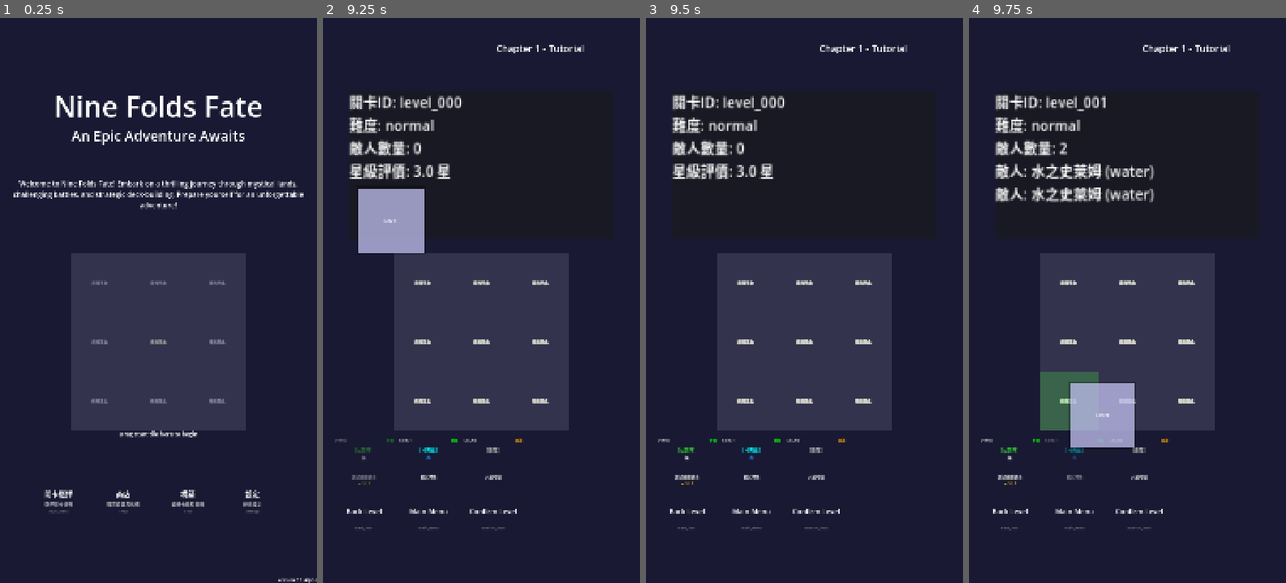
Above: before the commit, frames 1-4 (left to right).
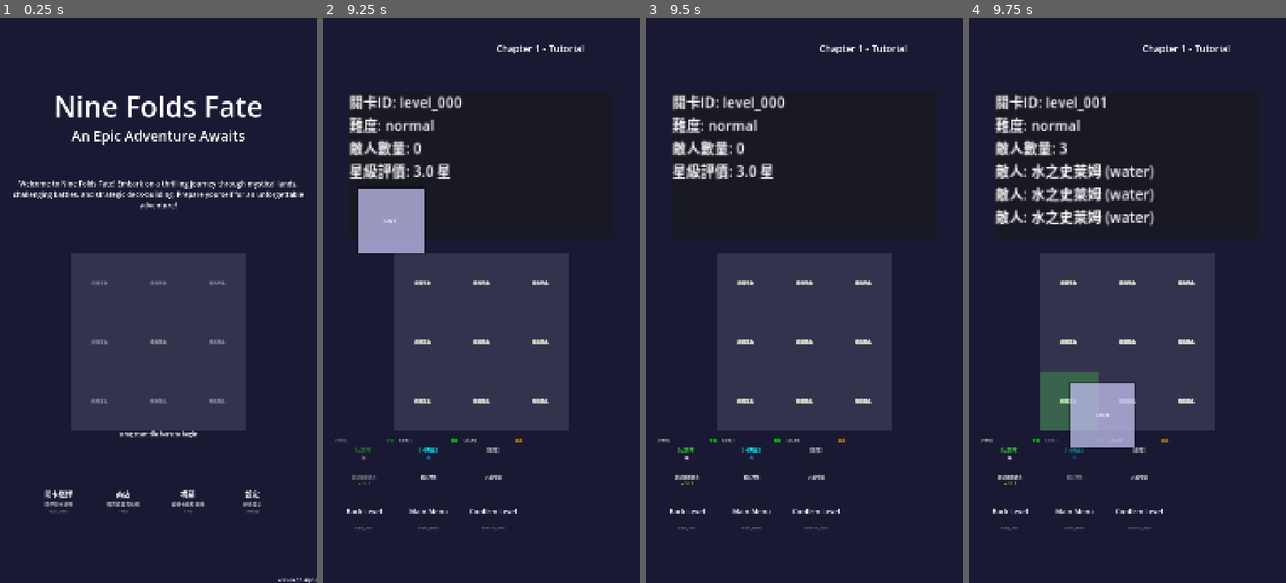
Above: after the commit, the same moments.

Repository: Chenredfish/Ninefold_Fate
Game: Godot game, scene res://main.tscn
Same seed, same stepped clock (60 frames per second), same inputs: the game is played once before the commit and once after it.
Inputs (mouse positions are in pixels of both pictures, inside the frame that each line leads up to):
- Up to frame 1 (0.25 s): no input
- Up to frame 2 (9.25 s): tap Enter (ui_accept) at 0.5, 2.75, 5, 7.25, 8.75 s; drag from (383, 520) to (513, 176) at 0.52 s; drag from (446, 520) to (465, 413) at 1.27 s; move the mouse to (510, 520) at 2.02 s; tap 2 at 2.1 s; click (510, 520) at 2.17 s; drag from (383, 520) to (386, 215) at 2.77 s; drag from (446, 520) to (497, 300) at 3.52 s; drag from (510, 520) to (433, 159) at 4.27 s; move the mouse to (383, 520) at 5.02 s; tap R at 5.1 s; click (383, 520) at 5.17 s; drag from (446, 520) to (418, 328) at 5.77 s; drag from (510, 520) to (513, 176) at 6.52 s; drag from (383, 520) to (465, 413) at 7.27 s; move the mouse to (446, 520) at 8.02 s; tap 1 at 8.1 s; click (446, 520) at 8.17 s; drag from (364, 464) to (386, 215) at 8.77 s
- Up to frame 3 (9.5 s): no input
- Up to frame 4 (9.75 s): drag from (1073, 464) to (1143, 300) at 9.52 s

Frames 1-3 are identical in both runs. In frame 4, 0.8% of the frame differs, in the area x 8-59%, y 22-37%.
Error in both runs: Invalid call. Nonexistent function 'cancel_drag' in base 'Node (DragDropManager.gd)'. (res://scripts/ui/DraggableTile.gd:235)

Commit message:
Feat: 2b 目標選取系統 - BattleStateMachine 加 selected_target，自動選第一個存活敵人；level_001 wave1 改為兩隻史萊姆
Co-Authored-By: Claude Sonnet 4.6 <noreply@anthropic.com>

Diff:
--- a/data/levels.json
+++ b/data/levels.json
@@ -72,6 +72,13 @@
       },
       {
         "enemy_id": "E001",
+        "wave": 1,
+        "hp_override": null,
+        "atk_override": null,
+        "cd_override": null
+      },
+      {
+        "enemy_id": "E001",
         "wave": 2,
         "hp_override": null,
         "atk_override": null,
--- a/scripts/state_machine/BattleStateMachine.gd
+++ b/scripts/state_machine/BattleStateMachine.gd
@@ -26,6 +26,7 @@
 var current_wave: int = 1
 var hero_scene: Node = null        # 英雄場景實例 (Hero節點)
 var enemies_scenes: Array[Node] = []    # 敵人場景實例 (Enemy節點)
+var selected_target: Node = null        # 玩家選定的攻擊目標
 var current_hands: Array[String] = []   # 當前手牌 (方塊ID字串陣列)
 var deck_data: Array[String] = []       # 牌組數據 (可用方塊ID字串陣列)
 
@@ -95,6 +96,7 @@
 	deck_data.clear()
 	hero_scene = null
 	enemies_scenes.clear()
+	selected_target = null
 
 
 # 下一回合
@@ -108,6 +110,23 @@
 		return
 
 	transition_to("player_turn", {"turn_number": turn_number})
+
+func _connect_enemy_select_signals():
+	for enemy in enemies_scenes:
+		if enemy.has_signal("enemy_selected") and not enemy.enemy_selected.is_connected(_on_enemy_selected):
+			enemy.enemy_selected.connect(_on_enemy_selected)
+
+func _auto_select_first_enemy():
+	for enemy in enemies_scenes:
+		if enemy.is_alive:
+			_on_enemy_selected(enemy)
+			return
+	selected_target = null
+	print("[BattleStateMachine] 目前無存活敵人，selected_target = null")
+
+func _on_enemy_selected(enemy: Node):
+	selected_target = enemy
+	print("[BattleStateMachine] 選取目標：", enemy.character_name, "（", enemy.character_id, "）")
 
 # 檢查戰鬥的三個結果，勝利，失敗，載入下一波
 func check_battle_end():
@@ -156,6 +175,8 @@
 	var level_id = battle_data.get("level_id", "")
 	var enemies_data = ResourceManager.get_level_data(level_id).get("enemies", [])
 	enemies_scenes = create_enemies_from_data(enemies_data, current_wave)
+	_connect_enemy_select_signals()
+	_auto_select_first_enemy()
 	enemies_remaining = enemies_scenes.size()
 
 	print("[BattleStateMachine] 載入第 %d 波，共 %d 個敵人" % [current_wave, enemies_remaining])
@@ -392,6 +413,8 @@
 		# 先創建敵人場景實例
 		var enemies_data = level_data.get("enemies", [])
 		state_machine.enemies_scenes = state_machine.create_enemies_from_data(enemies_data)
+		state_machine._connect_enemy_select_signals()
+		state_machine._auto_select_first_enemy()
 
 		# enemies_remaining = 當前波次場上的敵人數，_on_enemy_defeated 每次扣 1
 		# 歸零時代表這一波全滅，由 current_wave 決定是否還有下一波
